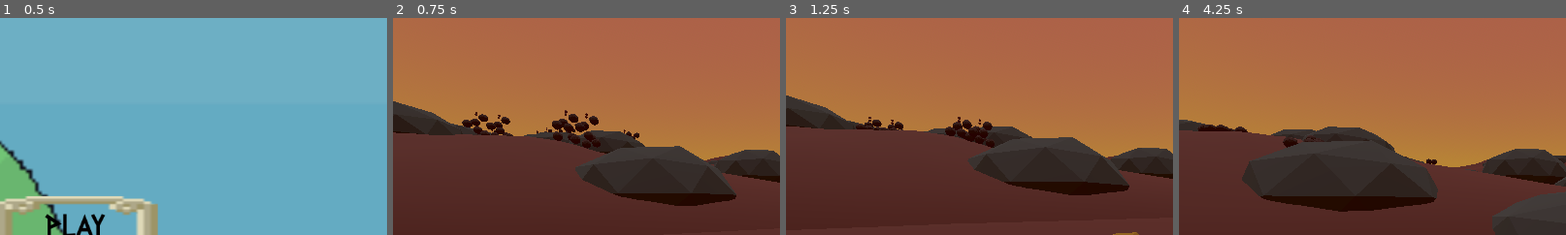
Above: before the commit, frames 1-4 (left to right).
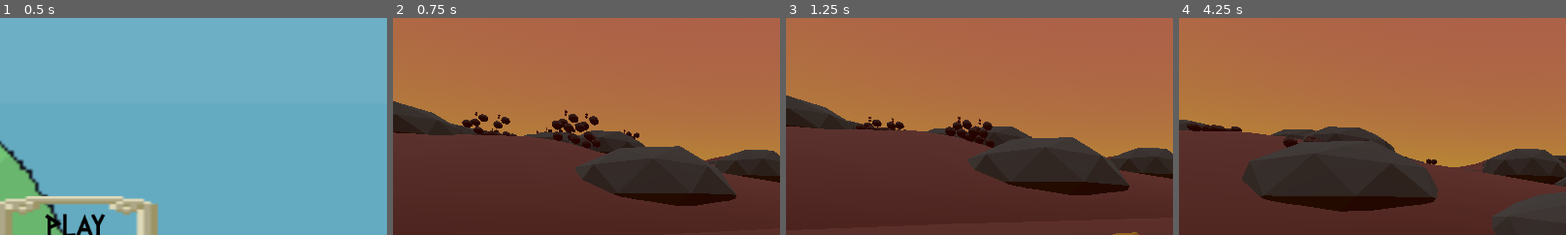
Above: after the commit, the same moments.

Repository: AaryaK05/gmtk-game
Game: Godot game, scene res://scenes/menu.tscn
Two runs of this game, one before a commit and one after it. Both use one fixed random seed, a clock stepped at 60 frames per second and the inputs below.
Inputs:
- Up to frame 1 (0.5 s): no input
- Up to frame 2 (0.75 s): click "Play" at 0.5 s
- Up to frame 3 (1.25 s): no input
- Up to frame 4 (4.25 s): tap Enter (ui_accept) at 1.25, 1.52, 2.27, 3.77 s; hold Right (ui_right) 1.28-2.03 s; tap G (grab) every 0.75 s from 1.35 to 3.6 s; hold Down (ui_down) 2.03-2.78 s; hold Right (ui_right) 2.78-3.53 s; hold Up (ui_up) from 3.53 s (still down)
The pictures show only the part of the screen within x 5-55%, y 1-51%; the shares and areas given below are measured in that part.

Frame 1 is identical in both runs. In frame 2, 0.2% of the frame differs, in the area x 20-33%, y 45-55%; in frame 3, less than 0.1%; in frame 4, 0.2%, in the area x 2-18%, y 49-53%.

Commit message:
Rock freeing, rock reduce size mechanic

Diff:
--- a/project.godot
+++ b/project.godot
@@ -54,6 +54,12 @@
 ]
 }
 
+[layer_names]
+
+3d_physics/layer_1="default"
+3d_physics/layer_4="big_rock"
+3d_physics/layer_5="free"
+
 [rendering]
 
 renderer/rendering_method="gl_compatibility"
--- a/scenes/big_obj.tscn
+++ b/scenes/big_obj.tscn
@@ -12,6 +12,7 @@
 radius = 0.312983
 
 [node name="bigObj" type="RigidBody3D"]
+collision_layer = 25
 
 [node name="Rock" type="MeshInstance3D" parent="."]
 transform = Transform3D(0.707539, 0, 0, 0, 0.707539, 0, 0, 0, 0.707539, 0.0858607, -0.00693753, -0.0439638)
--- a/scenes/game.tscn
+++ b/scenes/game.tscn
@@ -47,6 +47,8 @@
 [sub_resource type="ConcavePolygonShape3D" id="ConcavePolygonShape3D_jva8u"]
 data = PackedVector3Array(1, 0, 1, -1, 0, 1, 1, 0, -1, -1, 0, 1, -1, 0, -1, 1, 0, -1)
 
+[sub_resource type="WorldBoundaryShape3D" id="WorldBoundaryShape3D_wq46v"]
+
 [node name="game" type="Node"]
 script = ExtResource("1_olvff")
 
@@ -252,4 +254,14 @@
 [node name="Node3D" parent="." instance=ExtResource("9_7pqwp")]
 transform = Transform3D(1, 0, 0, 0, 1, 0, 0, 0, 1, 12.4598, 6.09815, 208.245)
 
+[node name="RockFreeArea" type="Area3D" parent="."]
+collision_layer = 0
+collision_mask = 16
+monitorable = false
+
+[node name="InfinitePlaneShape" type="CollisionShape3D" parent="RockFreeArea"]
+transform = Transform3D(1, 0, 0, 0, 1, 0, 0, 0, 1, -103.035, 6.25906, 151.425)
+shape = SubResource("WorldBoundaryShape3D_wq46v")
+
 [connection signal="pressed" from="player/Camera3D/Control/pauseBtn" to="." method="_on_pause_btn_pressed"]
+[connection signal="body_entered" from="RockFreeArea" to="." method="_on_rock_free_area_body_entered"]
--- a/scenes/rock.tscn
+++ b/scenes/rock.tscn
@@ -1,7 +1,11 @@
-[gd_scene load_steps=5 format=3 uid="uid://bfsl86kk1n0sk"]
+[gd_scene load_steps=6 format=3 uid="uid://bfsl86kk1n0sk"]
 
 [ext_resource type="ArrayMesh" uid="uid://vahbydh8dr3f" path="res://assets/art/rock/rock.obj" id="1_c21h5"]
 [ext_resource type="Script" path="res://scripts/rock.gd" id="1_tbyfy"]
+
+[sub_resource type="PhysicsMaterial" id="PhysicsMaterial_x0sma"]
+rough = true
+absorbent = true
 
 [sub_resource type="StandardMaterial3D" id="StandardMaterial3D_huxa2"]
 albedo_color = Color(0.470588, 0.345098, 0, 1)
@@ -12,6 +16,7 @@
 transform = Transform3D(1, 0, 0, 0, 1, 0, 0, 0, 1, 0.0147268, 0.00636691, 0.0248586)
 collision_layer = 2
 collision_mask = 129
+physics_material_override = SubResource("PhysicsMaterial_x0sma")
 contact_monitor = true
 max_contacts_reported = 100
 script = ExtResource("1_tbyfy")
--- a/scenes/small_obj.tscn
+++ b/scenes/small_obj.tscn
@@ -12,6 +12,7 @@
 radius = 0.312983
 
 [node name="smallObj" type="RigidBody3D"]
+collision_layer = 21
 
 [node name="Rock" type="MeshInstance3D" parent="."]
 transform = Transform3D(0.205422, 0, 0, 0, 0.205422, 0, 0, 0, 0.205422, 0.0858607, -0.00693753, -0.0439638)
--- a/scripts/game.gd
+++ b/scripts/game.gd
@@ -16,3 +16,10 @@
 #
 #func go_to_menu():
 	#pass
+
+func _on_rock_free_area_body_entered(body: Node3D) -> void:
+	if body is CollisionObject3D:
+		if body.get_collision_layer_value(5): # 5 corresponds to layer "free"
+			await get_tree().create_timer(3, false, true).timeout # wait 3 seconds before freeing
+			if is_instance_valid(body):
+				body.queue_free()
--- a/scripts/rock.gd
+++ b/scripts/rock.gd
@@ -31,21 +31,12 @@
 		slingshotCollide=true
 		AudioController.play_shoot()
 		#print("done")
-
-	if body is RigidBody3D:
-		#print(body.get_children())
-		if body.has_node("obstacle"):
-			mass-=0.25
-		else:
-			mass+=0.25
-			for child_node in get_children(): # cant directly scale RigidBody3D, so we scale children instead
-				if child_node is Node3D:
-					child_node.scale += Vector3.ONE * 0.015
-			body.queue_free()
-			print(mass)
-
-
-	if body.name=="gate" and !Globals.gateHit:
+	elif body is RigidBody3D:
+		if body.get_collision_layer_value(3): # if small rock
+			on_hit_small_rock(body)
+		elif body.get_collision_layer_value(4): # if big rock
+			on_hit_big_rock(body)
+	elif body.name=="gate" and !Globals.gateHit:
 		print("hit!!")
 		Globals.gateHit=true
 		spawn_rock()
@@ -54,3 +45,24 @@
 		slingshotCollide=false
 		Globals.weight+=self.mass
 		print(Globals.weight)
+
+func on_hit_small_rock(rock: RigidBody3D) -> void:
+	mass+=0.25
+	for child_node in get_children(): # cant directly scale RigidBody3D, so we scale children instead
+		if child_node is Node3D:
+			child_node.scale += Vector3.ONE * 0.015
+	rock.queue_free()
+
+func on_hit_big_rock(rock: RigidBody3D) -> void:
+	mass = maxf(mass - 0.25, 0.5)
+	for child_node in get_children(): # cant directly scale RigidBody3D, so we scale children instead
+		if child_node is Node3D:
+			child_node.scale = (child_node.scale - Vector3.ONE * 0.015).maxf(0.2)
+	rock.apply_central_impulse(global_position.direction_to(rock.global_position) * 15)
+
+	# prevent falling off map when hit by big rock
+	linear_velocity = Vector3.ZERO
+	constant_force = Vector3.ZERO
+	angular_velocity = Vector3.ZERO
+	freeze = true
+	freeze = false
Not shown: 1 places in scenes/game.tscn that only renumber resources
